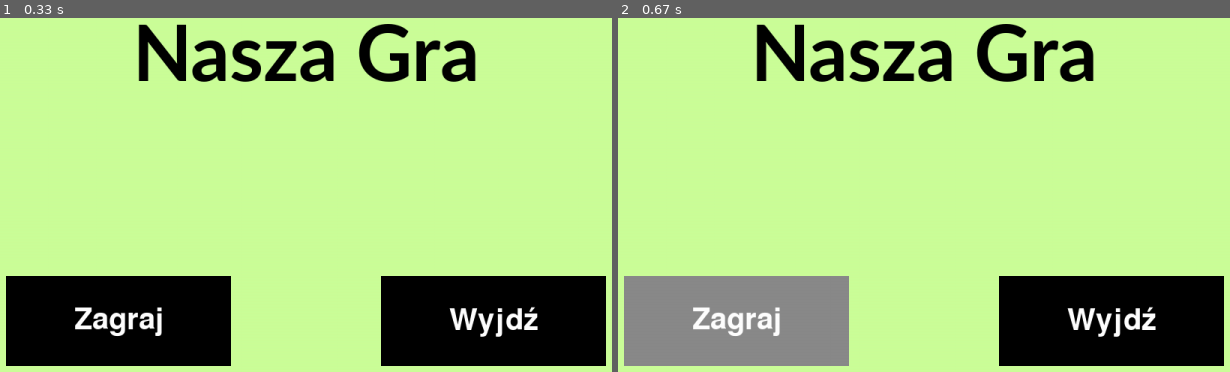
Above: before the commit, frames 1-2 (left to right).
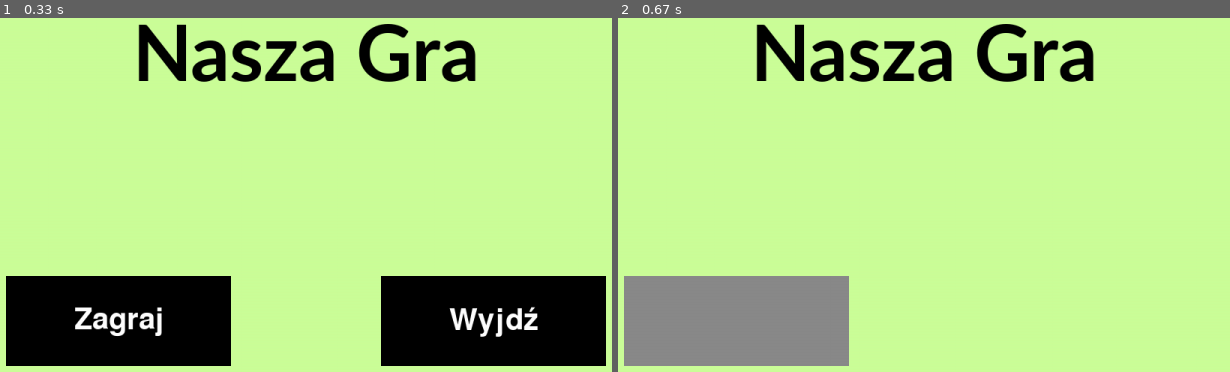
Above: after the commit, the same moments.

Repository: AGH-Narzedzia-Informatyczne-2020-2021/PyGame
Game: pygame game, started from Menu.py
Same seed, same stepped clock (60 frames per second), same inputs: the game is played once before the commit and once after it.
Inputs (mouse positions are in pixels of both pictures, inside the frame that each line leads up to):
- Up to frame 1 (0.33 s): no input
- Up to frame 2 (0.67 s): press the mouse at (734, 322) at 0.37 s; move the mouse to (691, 322) at 0.47 s; release the mouse at (642, 322) at 0.6 s

Frame 1 is identical in both runs. In frame 2, 9.9% of the frame differs, in the area x 12-100%, y 72-99%.

Commit message:
Add files via upload
Dodałem funkcję przycisków

Diff:
--- a/Menu.py
+++ b/Menu.py
@@ -4,7 +4,7 @@
 
 #pygame.sysfont.initsysfonts()
 pygame.init()
-FPS= 60
+FPS= 15
 
 # szerokość i wysokość okna gry
 WINDOW_WIDTH = 1200
@@ -16,15 +16,13 @@
 CLOCK = pygame.time.Clock()
 
 
-#KOLORY
+# KOLORY
 BACKGROUND_COLOR = (204, 255, 153)
 BLACK = (0, 0, 0)
 BRIGHT_BLACK = (138, 138, 138)
 WHITE = (255, 255, 255)
 
-
-
-#FUNCKJE
+# FUNCKJE
 
 def text_objects(text, font, color):
     textSurface= font.render(text, True, color)
@@ -37,7 +35,25 @@
     SCREEN.blit(TextSurf,TextRect)
     pygame.display.update()
 
-#funkcja głównego menu
+def button(msg, x, y, width, height, icolor, acolor, action=None):
+    MOUSE = pygame.mouse.get_pos()
+    CLICK= pygame.mouse.get_pressed()
+    if x + width > MOUSE[0] > x and y + height > MOUSE[1] > y:
+        pygame.draw.rect(SCREEN, acolor, (x, y, width, height))
+        if CLICK[0]== 1 and action != None:
+            if action == 'play':
+                game_loop()
+            elif action == 'quit':
+                pygame.quit()
+                quit()
+    else:
+        pygame.draw.rect(SCREEN, icolor, (x, y, width, height))
+    smallText = pygame.font.Font('freesansbold.ttf', 40)
+    TextSurf, TextRect = text_objects(msg, smallText, WHITE)
+    TextRect.center = ((x + (width / 2)), (y + (height / 2)))
+    SCREEN.blit(TextSurf, TextRect)
+    pygame.display.update()
+
 def m_menu():
 
     M_MENU= True
@@ -59,25 +75,10 @@
 
         # rysowanie obiektów
         MOUSE = pygame.mouse.get_pos()
-        if 200 + 300 > MOUSE[0] > 200 and 600 + 120 > MOUSE[1] > 600:
-            pygame.draw.rect(SCREEN, BRIGHT_BLACK, (200, 600, 300, 120))
-        else:
-            pygame.draw.rect(SCREEN, BLACK, (200, 600, 300, 120))
 
-        smallText = pygame.font.Font('freesansbold.ttf', 40)
-        TextSurf, TextRect = text_objects('Zagraj', smallText, WHITE)
-        TextRect.center = ((200 + (300 / 2)), (600 + (120 / 2)))
-        SCREEN.blit(TextSurf, TextRect)
+        button('Zagraj', 200, 600, 300, 120, BLACK, BRIGHT_BLACK, 'play')
+        button('Wyjdź', 700, 600, 300, 120, BLACK, BRIGHT_BLACK, 'quit')
 
-        if 700 + 300 > MOUSE[0] > 700 and 600 + 120 > MOUSE[1] > 600:
-            pygame.draw.rect(SCREEN, BRIGHT_BLACK, (700, 600, 300, 120))
-        else:
-            pygame.draw.rect(SCREEN, BLACK, (700, 600, 300, 120))
-
-        smallText = pygame.font.Font('freesansbold.ttf', 40)
-        TextSurf, TextRect = text_objects('Wyjdź', smallText, WHITE)
-        TextRect.center = ((700 + (300 / 2)), (600 + (120 / 2)))
-        SCREEN.blit(TextSurf, TextRect)
 
         pygame.display.update()
         CLOCK.tick(FPS)
@@ -102,8 +103,6 @@
         #aktualizuje wszystkie parametry ekranu na bieżąco
         pygame.display.update()
 
-        # zaktualizuj okno i wyświetl
-        pygame.display.update()
 
 m_menu()
 game_loop()
